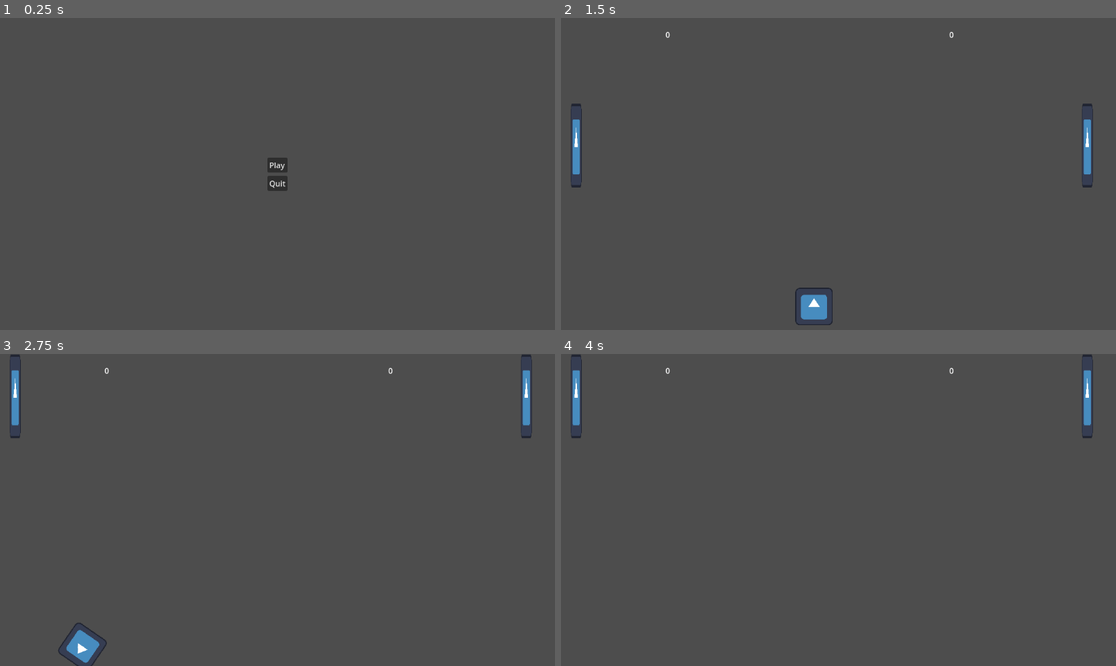
Above: before the commit, frames 1-4 (two rows, left to right).
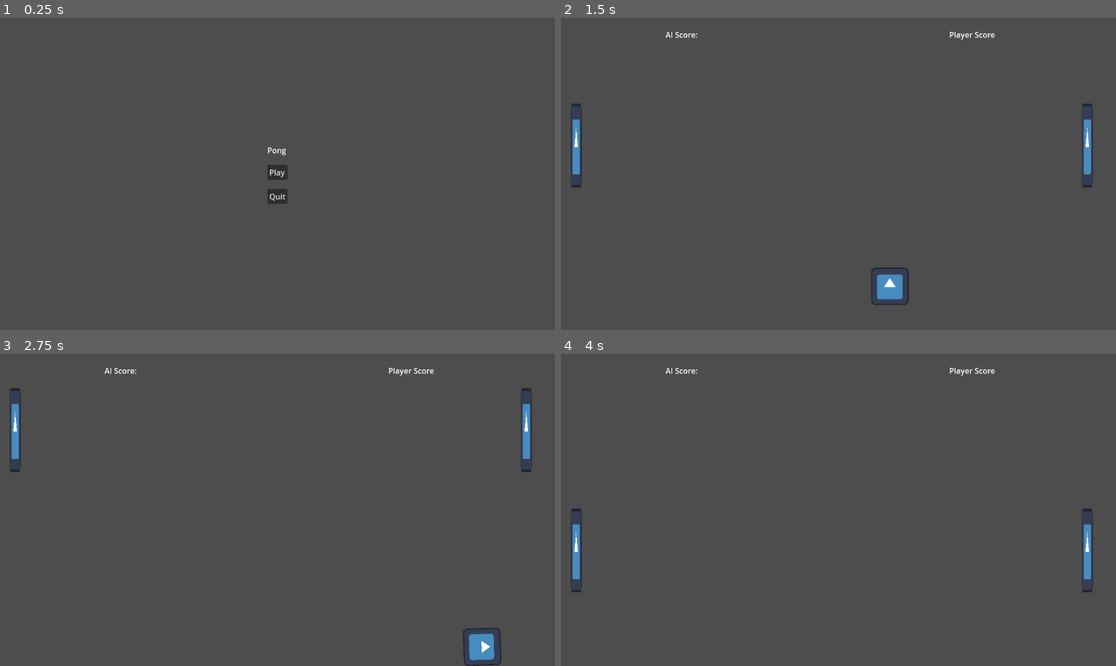
Above: after the commit, the same moments.

Repository: BliniMango/pong-1
Game: Godot game, scene res://scenes/main_menu.tscn
Same seed, same stepped clock (60 frames per second), same inputs: the game is played once before the commit and once after it. The engine's default icon, where the game draws it, is replaced by a stand-in: a white triangle on a blue panel in a dark square.
Inputs:
- Up to frame 1 (0.25 s): no input
- Up to frame 2 (1.5 s): click "Play" at 0.5 s; hold Up (ui_up) from 1.28 s (still down)
- Up to frame 3 (2.75 s): release Up (ui_up) at 2.03 s; hold Down (ui_down) from 2.03 s (still down)
- Up to frame 4 (4 s): release Down (ui_down) at 2.78 s; hold Up (ui_up) from 2.78 s (still down)

The runs differ from the first frame. In frame 1, 0.4% of the frame differs, in the area x 48-52%, y 41-60%; in frame 2, 1.1%; in frame 3, 1.9%, in the area x 1-96%, y 0-100%; in frame 4, 1.5%.

Commit message:
score code change on main scene

Diff:
--- a/scenes/main_game.tscn
+++ b/scenes/main_game.tscn
@@ -13,8 +13,23 @@
 [sub_resource type="RectangleShape2D" id="RectangleShape2D_xms2p"]
 size = Vector2(21, 650)
 
+[sub_resource type="RectangleShape2D" id="RectangleShape2D_deihx"]
+size = Vector2(20, 676)
+
+[sub_resource type="RectangleShape2D" id="RectangleShape2D_l8dne"]
+size = Vector2(25, 680)
+
 [node name="MainGame" type="Node2D"]
 script = ExtResource("1_frpvk")
+
+[node name="ball" parent="." instance=ExtResource("2_30cqo")]
+position = Vector2(570, 320)
+
+[node name="PaddleRight" parent="." instance=ExtResource("1_hkm70")]
+position = Vector2(1093, 229)
+
+[node name="PaddleLeft" parent="." instance=ExtResource("1_hkm70")]
+position = Vector2(32, 229)
 
 [node name="arena" type="StaticBody2D" parent="."]
 
@@ -29,15 +44,7 @@
 [node name="Divider" type="CollisionShape2D" parent="arena"]
 position = Vector2(573.5, 320)
 shape = SubResource("RectangleShape2D_xms2p")
-
-[node name="PaddleRight" parent="." instance=ExtResource("1_hkm70")]
-position = Vector2(1093, 229)
-
-[node name="PaddleLeft" parent="." instance=ExtResource("1_hkm70")]
-position = Vector2(32, 229)
-
-[node name="ball" parent="." instance=ExtResource("2_30cqo")]
-position = Vector2(570, 320)
+disabled = true
 
 [node name="CanvasLayer" type="CanvasLayer" parent="."]
 
@@ -54,3 +61,16 @@
 offset_right = 902.0
 offset_bottom = 46.0
 text = "Player Score"
+
+[node name="LeftGoal" type="Area2D" parent="."]
+position = Vector2(0, 320)
+
+[node name="CollisionShape2D" type="CollisionShape2D" parent="LeftGoal"]
+position = Vector2(0, 11)
+shape = SubResource("RectangleShape2D_deihx")
+
+[node name="RightGoal" type="Area2D" parent="."]
+position = Vector2(1159, 320)
+
+[node name="CollisionShape2D" type="CollisionShape2D" parent="RightGoal"]
+shape = SubResource("RectangleShape2D_l8dne")
--- a/scenes/main_menu.tscn
+++ b/scenes/main_menu.tscn
@@ -19,12 +19,16 @@
 anchor_right = 0.5
 anchor_bottom = 0.5
 offset_left = -21.0
-offset_top = -33.0
+offset_top = -49.5
 offset_right = 21.0
-offset_bottom = 33.0
+offset_bottom = 49.5
 grow_horizontal = 2
 grow_vertical = 2
-theme_override_constants/separation = 7
+theme_override_constants/separation = 19
+
+[node name="Label" type="Label" parent="VBoxContainer"]
+layout_mode = 2
+text = "Pong"
 
 [node name="Play" type="Button" parent="VBoxContainer"]
 layout_mode = 2
--- a/scripts/main_game.gd
+++ b/scripts/main_game.gd
@@ -8,23 +8,32 @@
 @onready var ball = $ball
 @onready var score_left_label = $CanvasLayer/ScoreLeft
 @onready var score_right_label = $CanvasLayer/ScoreRight
+@onready var left_goal = $LeftGoal
+@onready var right_goal = $RightGoal
 
 
-func _ready():
-	score_left_label.text = str(score_left)
-	score_right_label.text = str(score_right)
+func _ready() -> void:
+	score_left_label = str(score_left)
+	score_right_label = str(score_right)
 	if ball == null:
 		ball = ball_scene
 		add_child(ball)
-	ball.connect("body_entered", Callable(self, "_on_ball_entered"))
+	left_goal.connect("body_entered", Callable(self, "_on_left_goal_body_entered"))
+	right_goal.connect("body_entered", Callable(self, "_on_right_goal_body_entered"))
 
-func _on_ball_entered(body):
-	if body.global_position.x < 0:
+func _on_left_goal_body_entered(body: Node2D) -> void:
+	if body == ball:
 		score_right += 1
 		score_right_label = str(score_right)
-	else:
+		reset_ball()
+
+func _on_right_goal_body_entered(body: Node2D) -> void:
+	if ball == ball:
 		score_left += 1
 		score_left_label = str(score_left)
+		reset_ball()
+
+func reset_ball() -> void:
 	#reset ball position
 	ball.position = Vector2.ZERO
 	ball.linear_velocity = Vector2.RIGHT.rotated(randf() * PI * 2) * ball.speed
--- a/scripts/paddle.gd
+++ b/scripts/paddle.gd
@@ -3,9 +3,9 @@
 @export var speed = 200
 
 func _process(_delta):
-	if Input.is_action_just_pressed("ui_up"):
+	if Input.is_action_pressed("ui_up"):
 		velocity.y -= 1
-	if Input.is_action_just_pressed("ui_down"):
+	if Input.is_action_pressed("ui_down"):
 		velocity.y += 1
 	velocity = velocity.normalized() * speed
 	move_and_slide()
Not shown: 1 places in scenes/main_game.tscn that only renumber resources
